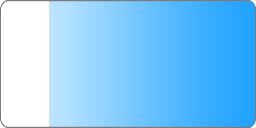
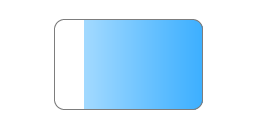
Revision of a layered 256px x 128px image; what changed, layer by layer:
hid "Vector Smart Object" (1st of 2) over [0, 0, 256, 128]
added layer "Vector Smart Object" (2nd of 2) above "Layer 1" over [54, 19, 203, 110]
painted on "Layer 1" over [49, 0, 256, 128]
